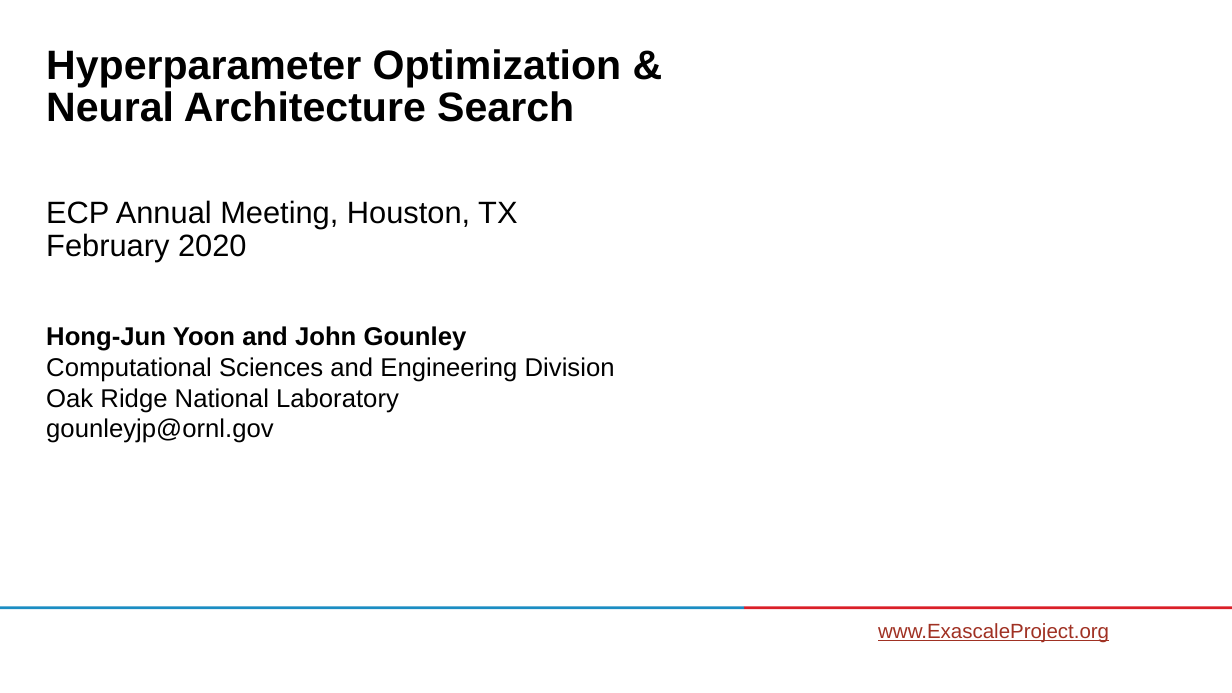
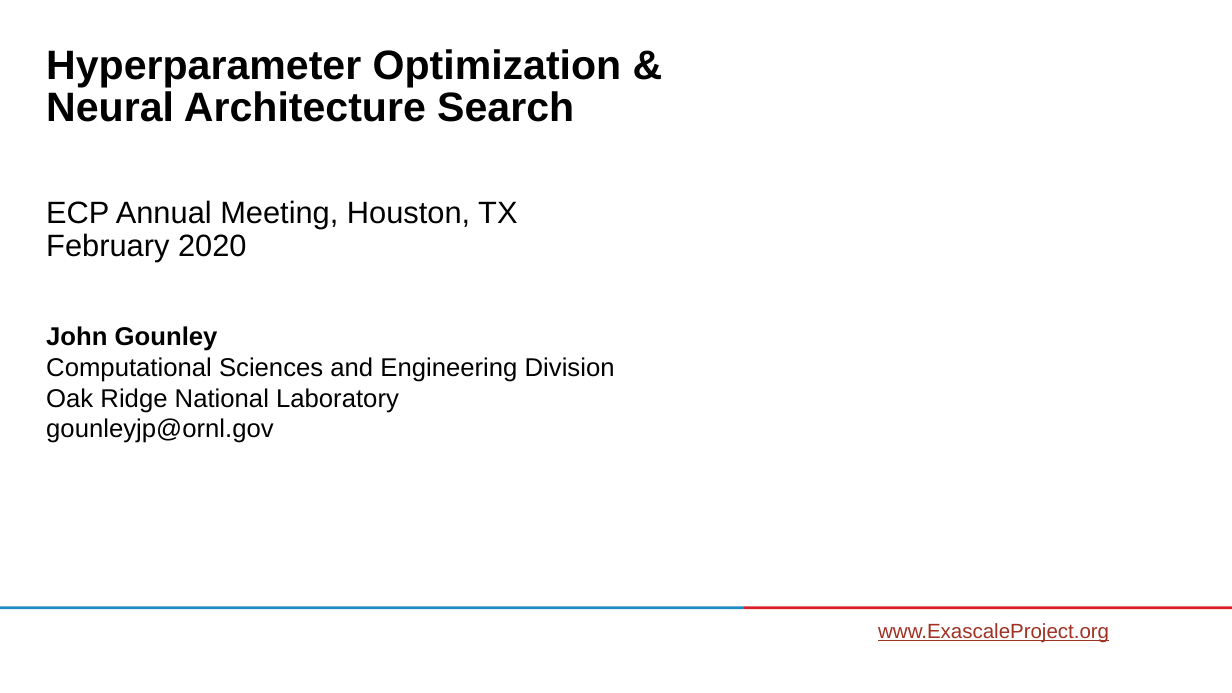
Before and after one commit to ECP-CANDLE/Tutorials, a slide deck: slide 1 of 2020/ECP/slides/05-nas.pptx. Drawn at 1232x693 pixels with LibreOffice and Linux fonts; fonts in the diff are those of the drawing; background and template pictures are left out. Boxes give left, top, right and bottom in pixels: in the first picture for what was removed or moved away, otherwise in the second. Text is boxed around its words. In the diff, an @@ line names an element or a change of style, - is before the commit and + after.

```diff
--- a/2020/ECP/slides/05-nas.pptx
+++ b/2020/ECP/slides/05-nas.pptx
@@ subtitle at box(46, 326, 615, 382): text changed @@
-Hong-Jun Yoon and John Gounley
-Computational Sciences and Engineering Division
+John Gounley
+Computational Sciences and Engineering Division
```
Also in this commit, not shown: 5 other slides changed, 1 other file.
